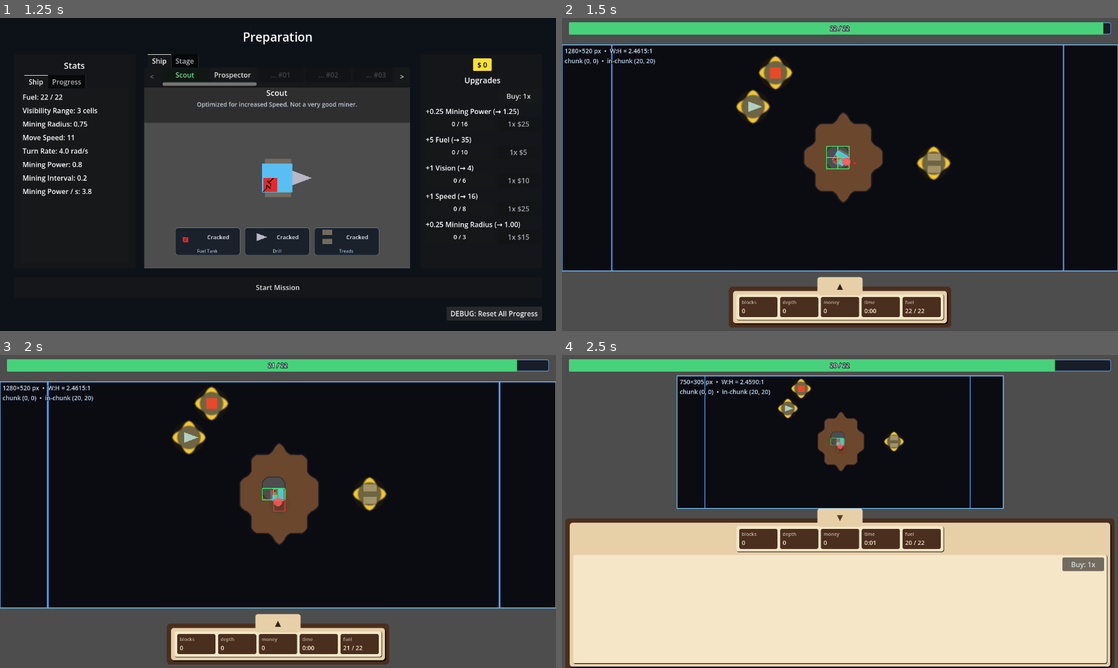
Above: before the commit, frames 1-4 (two rows, left to right).
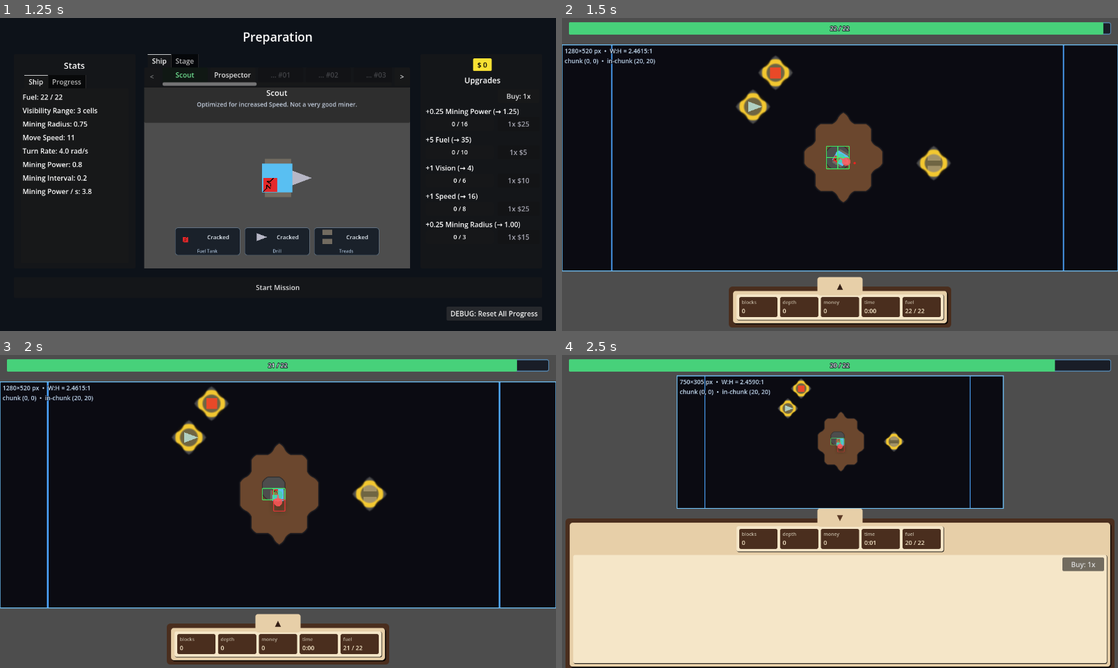
Above: after the commit, the same moments.

Repository: caboyd/blast_game
Game: Godot game, scene res://scenes/prep/Prep.tscn
Same seed, same stepped clock (60 frames per second), same inputs: the game is played once before the commit and once after it.
Inputs:
- Up to frame 1 (1.25 s): click "DEBUG: Reset All Progress" at 0.5 s
- Up to frame 2 (1.5 s): click "Start Mission" at 1.25 s
- Up to frame 3 (2 s): no input
- Up to frame 4 (2.5 s): click "▲" at 2 s

Frame 1 is identical in both runs. In frame 2, 0.6% of the frame differs, in the area x 31-70%, y 12-52%; in frame 3, 0.6%, in the area x 31-70%, y 10-50%; in frame 4, 0.2%.

Commit message:
Add tier property to global parts and update pickup logic
- Introduced a new `tier` property for global parts (Cracked and Dilapidated) to differentiate between part levels.
- Updated the `GlobalPartData` script to include tier information for UI and gameplay mechanics.
- Enhanced pickup logic in `GlobalPartRegistry` and `MiningWorld` to support tier-based pickups, ensuring proper spawning and collection behavior.
- Adjusted the `GlobalPartGroundPickup` script to handle tier-specific pickups, improving part management in the game.

Diff:
--- a/data/global_parts/cracked_drill.tres
+++ b/data/global_parts/cracked_drill.tres
@@ -18,6 +18,7 @@
 id = &"cracked_drill"
 part_type = "drill"
 display_name = "Cracked"
+tier = 0
 visuals = SubResource("visuals_inline")
 effects = Array[ExtResource("2")]([SubResource("eff_md")])
 allowed_mine_type_ids = PackedInt32Array(1)
--- a/data/global_parts/cracked_fuel_tank.tres
+++ b/data/global_parts/cracked_fuel_tank.tres
@@ -23,6 +23,7 @@
 script = ExtResource("1")
 id = &"cracked_fuel_tank"
 display_name = "Cracked"
+tier = 0
 visuals = SubResource("visuals_inline")
 effects = Array[ExtResource("2")]([SubResource("eff_fm"), SubResource("eff_fd")])
 allowed_mine_type_ids = PackedInt32Array()
--- a/data/global_parts/cracked_treads.tres
+++ b/data/global_parts/cracked_treads.tres
@@ -26,6 +26,7 @@
 id = &"cracked_treads"
 part_type = "treads"
 display_name = "Cracked"
+tier = 0
 visuals = SubResource("visuals_inline")
 effects = Array[ExtResource("2")]([SubResource("eff_sp"), SubResource("eff_stop")])
 allowed_mine_type_ids = null
--- a/data/global_parts/dilapidated_drill.tres
+++ b/data/global_parts/dilapidated_drill.tres
@@ -20,6 +20,7 @@
 part_type = "drill"
 display_name = "Dilapidated"
 max_level = 2
+tier = 1
 visuals = SubResource("visuals_inline")
 effects = Array[ExtResource("2")]([SubResource("eff_md")])
 allowed_mine_type_ids = null
--- a/data/global_parts/dilapidated_fuel_tank.tres
+++ b/data/global_parts/dilapidated_fuel_tank.tres
@@ -24,6 +24,7 @@
 id = &"dilapidated_fuel_tank"
 display_name = "Dilapidated"
 max_level = 2
+tier = 1
 visuals = SubResource("visuals_inline")
 effects = Array[ExtResource("2")]([SubResource("eff_fm"), SubResource("eff_fd")])
 allowed_mine_type_ids = null
--- a/data/global_parts/dilapidated_treads.tres
+++ b/data/global_parts/dilapidated_treads.tres
@@ -28,6 +28,7 @@
 part_type = "treads"
 display_name = "Dilapidated"
 max_level = 2
+tier = 1
 visuals = SubResource("visuals_inline")
 effects = Array[ExtResource("2")]([SubResource("eff_sp"), SubResource("eff_stop")])
 allowed_mine_type_ids = null
--- a/scenes/ship_parts/ship_ground_parts/global_part_ground_pickup.tscn
+++ b/scenes/ship_parts/ship_ground_parts/global_part_ground_pickup.tscn
@@ -3,7 +3,7 @@
 [ext_resource type="Script" uid="uid://dmcexuntivfxv" path="res://scripts/world/GlobalPartGroundPickup.gd" id="1"]
 
 [sub_resource type="CircleShape2D" id="CircleShape2D_pick"]
-radius = 9.91
+radius = 8.0
 
 [node name="GlobalPartGroundPickup" type="Area2D" unique_id=1459452419]
 collision_layer = 0
--- a/scripts/data/GlobalPartData.gd
+++ b/scripts/data/GlobalPartData.gd
@@ -10,6 +10,8 @@
 @export var display_name: String = ""
 
 @export var max_level: int = 1
+## Part line for UI / rules: cracked = 0, dilapidated = 1. Only tier 1 has world pickups (`pickup_index` 0 … max_level−1).
+@export var tier: int = 0
 
 @export var visuals: GlobalPartVisualData
 
--- a/scripts/prep/PrepPartHoverTooltip.gd
+++ b/scripts/prep/PrepPartHoverTooltip.gd
@@ -7,9 +7,11 @@
 	var type_txt: String = String(type_key).replace("_", " ").capitalize()
 
 	if pd != null:
-		type_txt = String(pd.part_type).replace("_", " ").capitalize()
 		var dn: String = pd.display_name.strip_edges()
-		name_txt = type_txt if dn.is_empty() else "%s %s" % [dn, type_txt]
+		var base_type: String = String(pd.part_type).replace("_", " ").capitalize()
+		var pti: int = int(pd.tier)
+		type_txt = base_type if pti <= 0 else ("%s · Tier %d" % [base_type, pti])
+		name_txt = base_type if dn.is_empty() else "%s %s" % [dn, base_type]
 
 	var lvl: int = GlobalPartRegistry.get_part_level(part_id)
 	var mx: int = GlobalPartRegistry.get_part_max_level(part_id)
--- a/scripts/systems/GameSession.gd
+++ b/scripts/systems/GameSession.gd
@@ -4,6 +4,7 @@
 const PREP_SCENE := "res://scenes/prep/Prep.tscn"
 const _CAREER_SAVE_PATH := "user://career.cfg"
 const _CAREER_SECTION := "career"
+const _GLOBAL_PART_PICKUP_BY_TYPE_SECTION := "global_part_pickup_by_type"
 const _CAREER_KEY_BLOCKS := "total_blocks_destroyed"
 const _CAREER_KEY_MONEY := "money"
 const _CAREER_KEY_SELECTED_SHIP := "selected_ship_id"
@@ -24,6 +25,8 @@
 var _mission_start_ticks_msec: int = 0
 ## `stage_id` (String) -> { type_id: true } for types seen (vision) or hit (damage).
 var _stage_block_types_found: Dictionary = {}
+## String slot key (`fuel_tank` / `drill` / `treads`) → dict composite key `"%d|%d" % [tier, pickup_index]` → true
+var _global_part_pickups_by_type: Dictionary = {}
 
 
 func _ready() -> void:
@@ -51,6 +54,7 @@
 	if c.load(_CAREER_SAVE_PATH) != OK:
 		# First launch: no save yet — still apply ship-derived fuel max (and empty upgrade levels).
 		UpgradeBus._levels.clear()
+		clear_global_part_pickup_collected_by_type()
 		GlobalPartRegistry.reset_to_cracked_defaults()
 		GameStatistics.apply_fuel_max_from_career_load()
 		return
@@ -63,6 +67,8 @@
 		ShipDataRegistry.reload_active()
 	UpgradeBus.read_from_career_config(c)
 	GlobalPartRegistry.load_from_config_file(c)
+	load_global_part_pickup_collected_from_config(c)
+	GlobalPartRegistry.migrate_legacy_pickup_ids_to_game_session_pickup_slots()
 	GameStatistics.apply_fuel_max_from_career_load()
 	_load_block_discovery_from_config(c)
 
@@ -87,6 +93,7 @@
 	c.set_value(_CAREER_SECTION, _CAREER_KEY_SELECTED_SHIP, String(selected_ship_id))
 	UpgradeBus.write_to_career_config(c)
 	GlobalPartRegistry.write_to_config_file(c)
+	write_global_part_pickup_collected_to_config(c)
 	_write_block_discovery_to_config(c)
 	var err := c.save(_CAREER_SAVE_PATH)
 	if err != OK:
@@ -153,6 +160,88 @@
 				s_ids += ","
 			s_ids += str(ids[i])
 		c.set_value(_BLOCK_DISCOVERY_SECTION, String(sid), s_ids)
+
+
+func _global_slot_key_string(slot: StringName) -> String:
+	return String(slot)
+
+
+func clear_global_part_pickup_collected_by_type() -> void:
+	_global_part_pickups_by_type.clear()
+
+
+func _global_part_pickup_tuple_key(tier: int, pickup_index: int) -> String:
+	return "%d|%d" % [tier, pickup_index]
+
+
+func is_global_part_pickup_collected(type_key: StringName, tier: int, pickup_index: int) -> bool:
+	var inner: Variant = _global_part_pickups_by_type.get(_global_slot_key_string(type_key))
+	if inner == null:
+		return false
+	if typeof(inner) != TYPE_DICTIONARY:
+		return false
+	return bool((inner as Dictionary).get(_global_part_pickup_tuple_key(tier, pickup_index), false))
+
+
+func mark_global_part_pickup_collected(type_key: StringName, tier: int, pickup_index: int) -> void:
+	var slot_s: String = _global_slot_key_string(type_key)
+	if slot_s.is_empty():
+		return
+	if not _global_part_pickups_by_type.has(slot_s):
+		_global_part_pickups_by_type[slot_s] = {}
+	var slot_map: Dictionary = _global_part_pickups_by_type[slot_s]
+	slot_map[_global_part_pickup_tuple_key(tier, pickup_index)] = true
+
+
+func load_global_part_pickup_collected_from_config(c: ConfigFile) -> void:
+	_global_part_pickups_by_type.clear()
+	if not c.has_section(_GLOBAL_PART_PICKUP_BY_TYPE_SECTION):
+		return
+	for slot_s in c.get_section_keys(_GLOBAL_PART_PICKUP_BY_TYPE_SECTION):
+		var raw_v: Variant = c.get_value(_GLOBAL_PART_PICKUP_BY_TYPE_SECTION, slot_s, "")
+		var list_s: String = str(raw_v).strip_edges()
+		if list_s.is_empty():
+			continue
+		if not _global_part_pickups_by_type.has(slot_s):
+			_global_part_pickups_by_type[slot_s] = {}
+		var inner: Dictionary = _global_part_pickups_by_type[slot_s]
+		for part in list_s.split(","):
+			var chunk: String = part.strip_edges()
+			if chunk.is_empty():
+				continue
+			var segs: PackedStringArray = chunk.split(":")
+			if segs.size() != 2:
+				continue
+			if not String(segs[0]).is_valid_int() or not String(segs[1]).is_valid_int():
+				continue
+			var t: int = int(segs[0])
+			var pix: int = int(segs[1])
+			inner[_global_part_pickup_tuple_key(t, pix)] = true
+
+
+func write_global_part_pickup_collected_to_config(c: ConfigFile) -> void:
+	for sk in _global_part_pickups_by_type:
+		var inner_raw: Variant = _global_part_pickups_by_type[sk]
+		if typeof(inner_raw) != TYPE_DICTIONARY:
+			continue
+		var inner_dict: Dictionary = inner_raw
+		var tuples: PackedStringArray = PackedStringArray()
+		for comp in inner_dict:
+			if not bool(inner_dict[comp]):
+				continue
+			var segs: PackedStringArray = String(comp).split("|")
+			if segs.size() != 2:
+				continue
+			tuples.append("%s:%s" % [segs[0], segs[1]])
+		if tuples.is_empty():
+			continue
+		tuples.sort()
+		var line := ""
+		for i in tuples.size():
+			if i > 0:
+				line += ","
+			line += tuples[i]
+		c.set_value(_GLOBAL_PART_PICKUP_BY_TYPE_SECTION, String(sk), line)
 
 
 ## Call from Prep when starting a mission so HUD "blocks" counts this run only.
@@ -231,6 +320,7 @@
 	GameStatistics._blocks_destroyed_run_baseline = 0
 	GameStatistics.furthest_depth_cells = 0
 	UpgradeBus._levels.clear()
+	clear_global_part_pickup_collected_by_type()
 	GlobalPartRegistry.reset_to_cracked_defaults()
 	ShipDataRegistry.reload_all()
 	GameStatistics._apply_ship_fuel_base()
--- a/scripts/systems/GlobalPartRegistry.gd
+++ b/scripts/systems/GlobalPartRegistry.gd
@@ -17,6 +17,7 @@
 
 const PICKUP_PERSISTENCE_ONCE := &"once"
 const PICKUP_PERSISTENCE_RESPAWNABLE := &"respawnable"
+const _LEGACY_PLANET1_PICKUP_PREFIX := "planet1_"
 
 const _SHIP_UPGRADE_MATH = preload("res://scripts/data/ShipUpgradeMath.gd")
 const _GlobalPartDataScript = preload("res://scripts/data/GlobalPartData.gd")
@@ -66,6 +67,7 @@
 	equipped_treads_id = DEFAULT_CRACKED_TREADS
 	_collected_pickups.clear()
 	_part_levels.clear()
+	GameSession.clear_global_part_pickup_collected_by_type()
 	parts_changed.emit()
 
 
@@ -114,9 +116,6 @@
 	c.set_value(_CONFIG_SECTION_PARTS, String(KEY_FUEL_TANK), String(equipped_fuel_tank_id))
 	c.set_value(_CONFIG_SECTION_PARTS, String(KEY_DRILL), String(equipped_drill_id))
 	c.set_value(_CONFIG_SECTION_PARTS, String(KEY_TREADS), String(equipped_treads_id))
-	for pid in _collected_pickups:
-		if _collected_pickups[pid]:
-			c.set_value(_CONFIG_SECTION_PICKUPS, String(pid), true)
 	for pid in _part_levels:
 		var lv: int = int(_part_levels[pid])
 		if lv > 0:
@@ -255,6 +254,65 @@
 	return PackedFloat32Array([0.0, 0.0, 0.0])
 
 
+func migrate_legacy_pickup_ids_to_game_session_pickup_slots() -> void:
+	for pickup_id_any in _collected_pickups.keys():
+		if bool(_collected_pickups[pickup_id_any]):
+			_try_migrate_one_legacy_pickup_id_to_game_session(StringName(str(pickup_id_any)))
+
+
+func _try_migrate_one_legacy_pickup_id_to_game_session(pickup_id: StringName) -> void:
+	var s: String = String(pickup_id)
+	var pickup_index: int = 0
+	var after_planet: String = ""
+	var idx_marker := s.rfind("_i")
+	if idx_marker >= 0:
+		var suffix: String = s.substr(idx_marker + 2)
+		if suffix.is_empty() or not suffix.is_valid_int():
+			return
+		pickup_index = int(suffix)
+		var before_idx: String = s.substr(0, idx_marker)
+		if not before_idx.begins_with(_LEGACY_PLANET1_PICKUP_PREFIX):
+			return
+		after_planet = before_idx.substr(_LEGACY_PLANET1_PICKUP_PREFIX.length())
+	else:
+		if not s.begins_with(_LEGACY_PLANET1_PICKUP_PREFIX):
+			return
+		after_planet = s.substr(_LEGACY_PLANET1_PICKUP_PREFIX.length())
+		pickup_index = 0
+	if after_planet.is_empty():
+		return
+	var part_id: StringName = StringName(after_planet)
+	var pd: GlobalPartData = get_part_data(part_id)
+	if pd == null:
+		return
+	var slot_key: StringName = _slot_key_for_part_data(pd)
+	if slot_key == &"":
+		return
+	GameSession.mark_global_part_pickup_collected(slot_key, int(pd.tier), pickup_index)
+
+
+func is_slot_pickup_collected(part_id: StringName, pickup_index: int) -> bool:
+	var pd: GlobalPartData = get_part_data(part_id)
+	if pd == null:
+		return false
+	var slot_key: StringName = _slot_key_for_part_data(pd)
+	if slot_key == &"":
+		return false
+	return GameSession.is_global_part_pickup_collected(slot_key, int(pd.tier), pickup_index)
+
+
+func mark_once_global_part_pickup(part_id: StringName, pickup_index: int, pickup_id: StringName) -> void:
+	if pickup_id != &"":
+		_collected_pickups[pickup_id] = true
+	var pd: GlobalPartData = get_part_data(part_id)
+	if pd == null:
+		return
+	var slot_key: StringName = _slot_key_for_part_data(pd)
+	if slot_key == &"":
+		return
+	GameSession.mark_global_part_pickup_collected(slot_key, int(pd.tier), pickup_index)
+
+
 func is_pickup_collected(pickup_id: StringName) -> bool:
 	return bool(_collected_pickups.get(pickup_id, false))
 
@@ -263,8 +321,19 @@
 	_collected_pickups[pickup_id] = true
 
 
-func should_skip_spawn_for_pickup_def(persistence: StringName, pickup_id: StringName, part_id: StringName) -> bool:
+func should_skip_spawn_for_pickup_def(
+	persistence: StringName,
+	pickup_id: StringName,
+	part_id: StringName,
+	pickup_index: int = 0
+) -> bool:
 	if persistence == PICKUP_PERSISTENCE_ONCE:
+		var pd_once: GlobalPartData = get_part_data(part_id)
+		if pd_once != null:
+			var slot_once: StringName = _slot_key_for_part_data(pd_once)
+			if slot_once != &"":
+				if GameSession.is_global_part_pickup_collected(slot_once, int(pd_once.tier), pickup_index):
+					return true
 		return is_pickup_collected(pickup_id)
 	if persistence == PICKUP_PERSISTENCE_RESPAWNABLE:
 		var pd: GlobalPartData = get_part_data(part_id)
--- a/scripts/world/GlobalPartGroundPickup.gd
+++ b/scripts/world/GlobalPartGroundPickup.gd
@@ -3,6 +3,8 @@
 
 @export var pickup_id: StringName = &""
 @export var part_id: StringName = &""
+## Which tier-up pickup this is for this part (`0` … `GlobalPartData.max_level - 1`).
+@export var pickup_index: int = 0
 ## See `GlobalPartRegistry.PICKUP_PERSISTENCE_*`.
 @export var persistence: StringName = &"once"
 
@@ -85,15 +87,15 @@
 func _collect() -> void:
 	if _collected:
 		return
-	if pickup_id != &"" and persistence == GlobalPartRegistry.PICKUP_PERSISTENCE_ONCE and GlobalPartRegistry.is_pickup_collected(pickup_id):
+	if part_id == &"":
 		queue_free()
 		return
-	if part_id == &"":
+	if persistence == GlobalPartRegistry.PICKUP_PERSISTENCE_ONCE and GlobalPartRegistry.is_slot_pickup_collected(part_id, pickup_index):
 		queue_free()
 		return
 	_collected = true
 	GlobalPartRegistry.collect_part(part_id)
-	if pickup_id != &"" and persistence == GlobalPartRegistry.PICKUP_PERSISTENCE_ONCE:
-		GlobalPartRegistry.mark_pickup_collected(pickup_id)
+	if persistence == GlobalPartRegistry.PICKUP_PERSISTENCE_ONCE:
+		GlobalPartRegistry.mark_once_global_part_pickup(part_id, pickup_index, pickup_id)
 	GameSession.save_career()
 	queue_free()
--- a/scripts/world/MiningWorld.gd
+++ b/scripts/world/MiningWorld.gd
@@ -41,24 +41,49 @@
 	"res://scenes/ship_parts/ship_ground_parts/global_part_ground_pickup.tscn"
 )
 
-const _PLANET1_DILAPIDATED_DEFS: Array[Dictionary] = [
+## Planet 1: only parts with `GlobalPartData.tier == 1` (dilapidated line). Tier 0 has no ground pickups.
+const _PLANET1_GLOBAL_PART_PICKUP_DEFS: Array[Dictionary] = [
 	{
-		"pickup_id": &"planet1_dilapidated_fuel_tank",
+		"pickup_id": &"planet1_dilapidated_fuel_tank_i0",
 		"part_id": &"dilapidated_fuel_tank",
-		"persistence": GlobalPartRegistry.PICKUP_PERSISTENCE_RESPAWNABLE,
+		"pickup_index": 0,
+		"persistence": GlobalPartRegistry.PICKUP_PERSISTENCE_ONCE,
 		"spawn_reveal_mode": SPAWN_REVEAL_FULL,
 	},
 	{
-		"pickup_id": &"planet1_dilapidated_drill",
+		"pickup_id": &"planet1_dilapidated_fuel_tank_i1",
+		"part_id": &"dilapidated_fuel_tank",
+		"pickup_index": 1,
+		"persistence": GlobalPartRegistry.PICKUP_PERSISTENCE_ONCE,
+		"spawn_reveal_mode": SPAWN_REVEAL_NORMAL,
+	},
+	{
+		"pickup_id": &"planet1_dilapidated_drill_i0",
 		"part_id": &"dilapidated_drill",
-		"persistence": GlobalPartRegistry.PICKUP_PERSISTENCE_RESPAWNABLE,
+		"pickup_index": 0,
+		"persistence": GlobalPartRegistry.PICKUP_PERSISTENCE_ONCE,
 		"spawn_reveal_mode": SPAWN_REVEAL_FULL,
 	},
 	{
-		"pickup_id": &"planet1_dilapidated_treads",
+		"pickup_id": &"planet1_dilapidated_drill_i1",
+		"part_id": &"dilapidated_drill",
+		"pickup_index": 1,
+		"persistence": GlobalPartRegistry.PICKUP_PERSISTENCE_ONCE,
+		"spawn_reveal_mode": SPAWN_REVEAL_NORMAL,
+	},
+	{
+		"pickup_id": &"planet1_dilapidated_treads_i0",
 		"part_id": &"dilapidated_treads",
-		"persistence": GlobalPartRegistry.PICKUP_PERSISTENCE_RESPAWNABLE,
+		"pickup_index": 0,
+		"persistence": GlobalPartRegistry.PICKUP_PERSISTENCE_ONCE,
 		"spawn_reveal_mode": SPAWN_REVEAL_FULL,
+	},
+	{
+		"pickup_id": &"planet1_dilapidated_treads_i1",
+		"part_id": &"dilapidated_treads",
+		"pickup_index": 1,
+		"persistence": GlobalPartRegistry.PICKUP_PERSISTENCE_ONCE,
+		"spawn_reveal_mode": SPAWN_REVEAL_NORMAL,
 	},
 ]
 
@@ -970,47 +995,155 @@
 	_visual_dirty = false
 
 
-## Spawns Dilapidated ground pickups on the Chebyshev-8 ring around `spawn_world` (Planet 1 only).
+func _tier_for_planet_def(part_id: StringName) -> int:
+	var pd: GlobalPartData = GlobalPartRegistry.get_part_data(part_id)
+	if pd == null:
+		return 0
+	return int(pd.tier)
+
+
+func _planet1_pickup_type_slot_index(part_id: StringName) -> int:
+	var pd: GlobalPartData = GlobalPartRegistry.get_part_data(part_id)
+	if pd == null:
+		return -1
+	match String(pd.part_type):
+		"fuel_tank":
+			return 0
+		"drill":
+			return 1
+		"treads":
+			return 2
+		_:
+			return -1
+
+
+func _planet1_neighbor_chunks_chebyshev1(origin_chunk: Vector2i) -> Array[Vector2i]:
+	var out: Array[Vector2i] = []
+	for dy in [-1, 0, 1]:
+		for dx in [-1, 0, 1]:
+			if dx == 0 and dy == 0:
+				continue
+			out.append(origin_chunk + Vector2i(dx, dy))
+	return out
+
+
+func _planet1_shuffle_chebyshev8_ring(origin_cell: Vector2i, rng: RandomNumberGenerator) -> Array[Vector2i]:
+	var ring: Array[Vector2i] = []
+	for dy in range(-8, 9):
+		for dx in range(-8, 9):
+			if maxi(abs(dx), abs(dy)) != 8:
+				continue
+			ring.append(origin_cell + Vector2i(dx, dy))
+	for ii in range(ring.size() - 1, 0, -1):
+		var jj: int = rng.randi_range(0, ii)
+		var swap: Vector2i = ring[ii]
+		ring[ii] = ring[jj]
+		ring[jj] = swap
+	return ring
+
+
+func _planet1_pick_random_cell_in_chunk(chunk: Vector2i, rng: RandomNumberGenerator) -> Vector2i:
+	_ensure_chunk(chunk)
+	var lx: int = rng.randi_range(0, CHUNK_SIZE - 1)
+	var ly: int = rng.randi_range(0, CHUNK_SIZE - 1)
+	return Vector2i(chunk.x * CHUNK_SIZE + lx, chunk.y * CHUNK_SIZE + ly)
+
+
+func _planet1_assign_cells_pickup_tier1(
+	defs: Array[Dictionary],
+	spawn_world: Vector2,
+	rng_ring: RandomNumberGenerator,
+	rng_far: RandomNumberGenerator,
+	out_cells: Dictionary
+) -> void:
+	var origin_cell := world_pos_to_cell(spawn_world)
+	var ring: Array[Vector2i] = _planet1_shuffle_chebyshev8_ring(origin_cell, rng_ring)
+	var neighbors: Array[Vector2i] = _planet1_neighbor_chunks_chebyshev1(Vector2i.ZERO)
+	for ii in range(neighbors.size() - 1, 0, -1):
+		var jj: int = rng_far.randi_range(0, ii)
+		var nswap: Vector2i = neighbors[ii]
+		neighbors[ii] = neighbors[jj]
+		neighbors[jj] = nswap
+
+	for d in defs:
+		var pid: StringName = d["pickup_id"] as StringName
+		var part_id: StringName = d["part_id"] as StringName
+		var pidx: int = int(d.get("pickup_index", 0))
+		var type_slot: int = _planet1_pickup_type_slot_index(part_id)
+		if type_slot < 0:
+			push_warning("MiningWorld: tier-1 pickup unknown part_type for %s" % String(part_id))
+			continue
+		if pidx == 0:
+			if type_slot >= ring.size():
+				push_warning(
+					"MiningWorld: tier-1 ring has no cell for type slot %d" % type_slot
+				)
+				continue
+			out_cells[pid] = ring[type_slot]
+		else:
+			if type_slot >= neighbors.size():
+				push_warning(
+					"MiningWorld: tier-1 neighbor ring has no chunk for type slot %d" % type_slot
+				)
+				continue
+			var ch: Vector2i = neighbors[type_slot]
+			var rcell := RandomNumberGenerator.new()
+			rcell.seed = hash(Vector3i(_stage_seed_effective(), 771903 + type_slot * 97 + pidx * 31, 404))
+			out_cells[pid] = _planet1_pick_random_cell_in_chunk(ch, rcell)
+
+
+## Tier 1 only: pickup_index 0 = Chebyshev-8 ring around spawn; pickup_index 1 = random cell in a chunk adjacent to `(0,0)`.
 func spawn_planet1_global_part_pickups(spawn_world: Vector2) -> void:
 	if stage_id != &"planet1":
 		return
-	var to_place: Array[Dictionary] = []
-	for d in _PLANET1_DILAPIDATED_DEFS:
+	var active: Array[Dictionary] = []
+	for d in _PLANET1_GLOBAL_PART_PICKUP_DEFS:
 		var pickup_id: StringName = d["pickup_id"] as StringName
 		var part_id: StringName = d["part_id"] as StringName
 		var persistence: StringName = d.get(
 			"persistence",
 			GlobalPartRegistry.PICKUP_PERSISTENCE_ONCE
 		) as StringName
-		if GlobalPartRegistry.should_skip_spawn_for_pickup_def(persistence, pickup_id, part_id):
+		if GlobalPartRegistry.should_skip_spawn_for_pickup_def(
+			persistence, pickup_id, part_id, int(d.get("pickup_index", 0))
+		):
 			continue
-		to_place.append(d)
-	if to_place.is_empty():
-		return
-	var origin_cell := world_pos_to_cell(spawn_world)
-	var ring: Array[Vector2i] = []
-	for dy in range(-8, 9):
-		for dx in range(-8, 9):
-			if maxi(abs(dx), abs(dy)) != 8:
-				continue
-			ring.append(origin_cell + Vector2i(dx, dy))
-	var rng := RandomNumberGenerator.new()
-	rng.seed = hash(Vector3i(_stage_seed_effective(), 771001, 42))
-	for ii in range(ring.size() - 1, 0, -1):
-		var jj: int = rng.randi_range(0, ii)
-		var swap: Vector2i = ring[ii]
-		ring[ii] = ring[jj]
-		ring[jj] = swap
-	var n: int = mini(to_place.size(), ring.size())
-	for i in n:
-		var cw: Vector2 = cell_center_world(ring[i])
+		active.append(d)
+	if active.is_empty():
+		return
+	var tier1_active: Array[Dictionary] = []
+	for d in active:
+		var part_id_chk: StringName = d["part_id"] as StringName
+		var tier: int = _tier_for_planet_def(part_id_chk)
+		if tier != 1:
+			push_warning(
+				"MiningWorld.spawn_planet1_global_part_pickups: skip %s — tier=%d has no ground spawns (only tier 1 does)"
+				% [String(part_id_chk), tier]
+			)
+			continue
+		tier1_active.append(d)
+	if tier1_active.is_empty():
+		return
+	var cells_by_pickup_id: Dictionary = {}
+	var rng_ring := RandomNumberGenerator.new()
+	rng_ring.seed = hash(Vector3i(_stage_seed_effective(), 771001, 42))
+	var rng_far := RandomNumberGenerator.new()
+	rng_far.seed = hash(Vector3i(_stage_seed_effective(), 771002, 43))
+	_planet1_assign_cells_pickup_tier1(tier1_active, spawn_world, rng_ring, rng_far, cells_by_pickup_id)
+
+	for def in tier1_active:
+		var pid: StringName = def["pickup_id"] as StringName
+		if not cells_by_pickup_id.has(pid):
+			continue
+		var cell: Vector2i = cells_by_pickup_id[pid] as Vector2i
+		var cw: Vector2 = cell_center_world(cell)
 		clear_solid_in_circle_world(cw, 8.0)
-		var def: Dictionary = to_place[i]
 		var node: GlobalPartGroundPickup = _GENERIC_GLOBAL_PART_GROUND_PICKUP.instantiate() as GlobalPartGroundPickup
 		if node == null:
 			continue
-		node.pickup_id = def["pickup_id"] as StringName
+		node.pickup_id = pid
 		node.part_id = def["part_id"] as StringName
+		node.pickup_index = int(def.get("pickup_index", 0))
 		node.persistence = def.get(
 			"persistence",
 			GlobalPartRegistry.PICKUP_PERSISTENCE_ONCE
